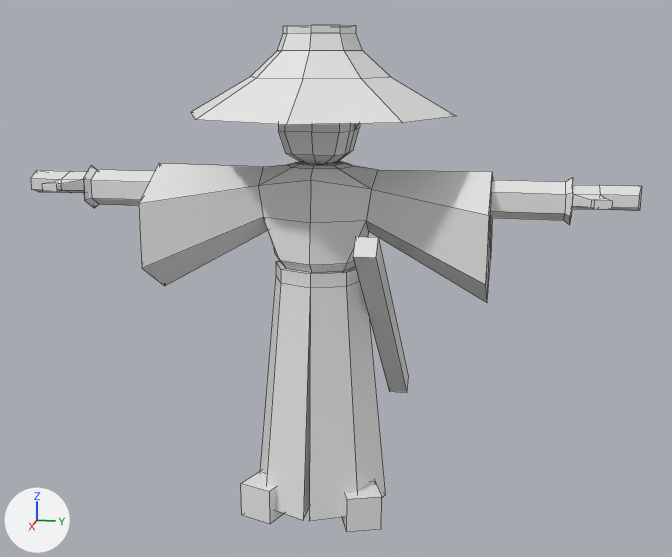
A saved change to the FBX model Team4ProefVanBekwaamheid/Assets/Individual/Bas/samurai blockout.fbx.
Both versions are drawn from a 50 mm lens placed at (10.76, 2.34, 5.62), pointed at (-0.28, 0.14, 2.86). The axes (+X, +Y, +Z) are drawn at lower left. The lights are the same throughout. Mesh edges are drawn as thin lines. Where no turn or scale is listed for an object, it has been applied to the vertices. Vertices at the same position are counted once.
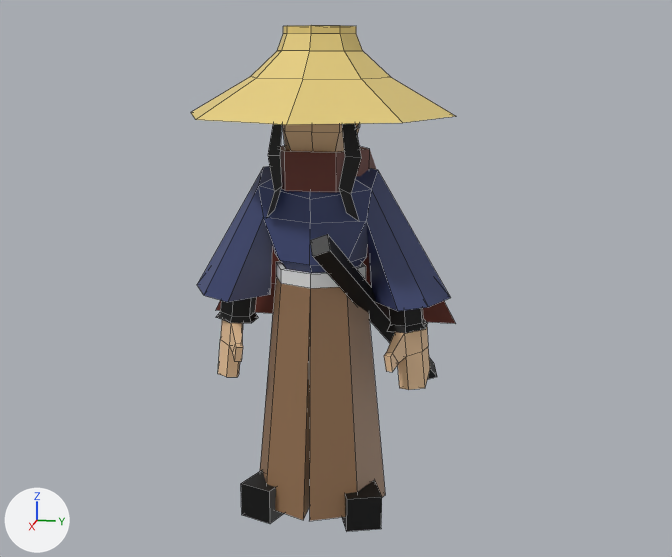
Where the newer file only moved an object's origin or applied its transform, the numbers keep the older frame.

Location of each change, (x1, y1, x2, y2) in pixels of the pictures (672 x 557 px; the box of a moved part takes in the faces that stretch with it):
'Cube', reshaped (56% narrower): before (31, 25, 641, 531); after (191, 25, 456, 531)
part 1 of me_cube_001, rebuilt (129% wider, 6% shorter): before (353, 237, 408, 392); after (310, 234, 437, 379)
part 2 of me_cube_001, added (brown): after (216, 145, 456, 324)
part 3 of me_cube_001, moved or reshaped: before (31, 165, 641, 225); after (216, 124, 430, 390)
part 4 of me_cube_001, recoloured (white to yellow): (191, 25, 311, 125) in both
part 5 of me_cube_001, recoloured (white to brown): (285, 124, 359, 152) in both
part 6 of me_cube_001, recoloured (white to black): (241, 124, 382, 531) in both
part 7 of me_cube_001, recoloured (white to blue): before (139, 161, 493, 302); after (197, 166, 451, 311)
part 8 of me_cube_001, recoloured (white to brown): (260, 276, 385, 521) in both

Patch to the scene script:
```diff
--- a/Team4ProefVanBekwaamheid/Assets/Individual/Bas/samurai blockout.fbx.py
+++ b/Team4ProefVanBekwaamheid/Assets/Individual/Bas/samurai blockout.fbx.py
@@ mat_yukata @@
+mat_yukata = principled_material('Yukata')
+mat_yukata.base_color = (0.0502, 0.0676, 0.184)  # dark blue #3f4a77
@@ mat_hat @@
+mat_hat = principled_material('Hat')
+mat_hat.base_color = (0.8, 0.62, 0.206)  # yellow #e7ce7d
@@ mat_pants @@
+mat_pants = principled_material('pants')
+mat_pants.base_color = (0.289, 0.161, 0.0804)  # brown #927050
@@ mat_skin @@
+mat_skin = principled_material('Skin')
+mat_skin.base_color = (0.852, 0.569, 0.329)  # beige #eec79b
@@ mat_hair @@
+mat_hair = principled_material('hair')
+mat_hair.base_color = (0.0, 0.0, 0.0)  # black #000000
@@ me_cube_001 @@
-me_cube_001.from_pydata(...)  # 328 vertices, 300 faces; spans x -2.12..1.58, y -3.65..3.65, z -4.72..1.16
+me_cube_001.from_pydata(...)  # 372 vertices, 326 faces; spans x -2.01..1.58, y -1.6..1.6, z -4.72..1.16
+# me_cube_001 part 1: the loose piece of 8 vertices spanning x -2.12..1.1, y 0.59..0.85, z -3.93..-1.07 is rebuilt with 8 vertices and now spans x -2.01..1.24, y 0.13..1.29, z -3.7..-1.03, in mat_hair (black #000000)
+# me_cube_001 part 2: a new loose piece of 16 vertices spanning x -0.74..0.51, y -1.6..1.6, z -2.49..-0.22, in mat_scarf (dark red #6e342a)
+# me_cube_001 part 3
+# 62 vertices are removed from x -0.24..0.52, y -3.65..3.65, z -1.03..-0.49
+# 76 faces are deleted
+# 41 vertices move from x -0.68..0.68, y -2.9..2.9, z -2.0..0.0 to x -0.51..0.55, y -1.58..1.58, z -2.34..0.0
+# 90 vertices are added at x -1.09..0.53, y -1.34..1.34, z -3.1..-0.08
+# 44 new faces join them, mat_hair (black #000000)
+# 6 new faces join them, mat_hat (yellow #e7ce7d)
+# 44 new faces join them, mat_skin (beige #eec79b)
+# me_cube_001 part 4: 37 faces spanning x -1.58..1.58, y -1.58..1.58, z -4.58..1.16 switch from no material to mat_hat (yellow #e7ce7d)
+# me_cube_001 part 5: 26 faces spanning x -0.35..0.42, y -0.5..0.5, z -0.39..0.42 switch from no material to mat_skin (beige #eec79b)
+# me_cube_001 part 6: 68 faces spanning x -0.42..0.77, y -1.26..1.26, z -4.72..0.58 switch from no material to mat_hair (black #000000)
+# me_cube_001 part 7: 60 faces spanning x -0.57..0.57, y -1.58..1.58, z -2.03..-0.39 switch from no material to mat_yukata (dark blue #3f4a77)
+# me_cube_001 part 8: 9 faces spanning x -0.84..0.84, y -0.83..0.83, z -4.58..-1.78 switch from no material to mat_pants (brown #927050)
+me_cube_001.materials.append(mat_belt)  # white #e7e7e7
+me_cube_001.materials.append(mat_scarf)  # dark red #6e342a
```
